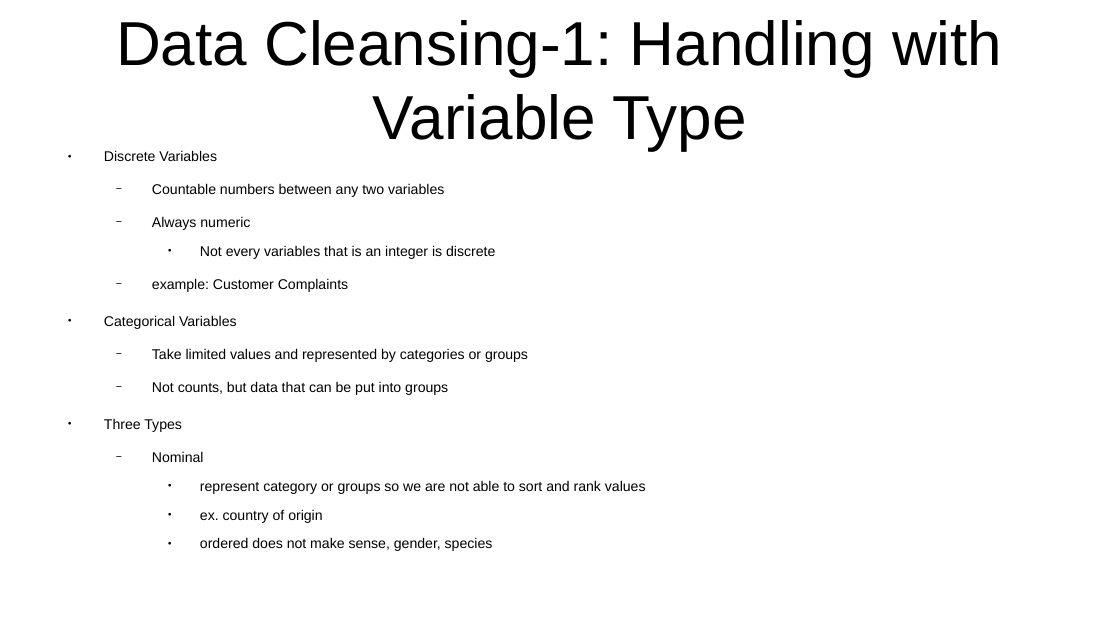
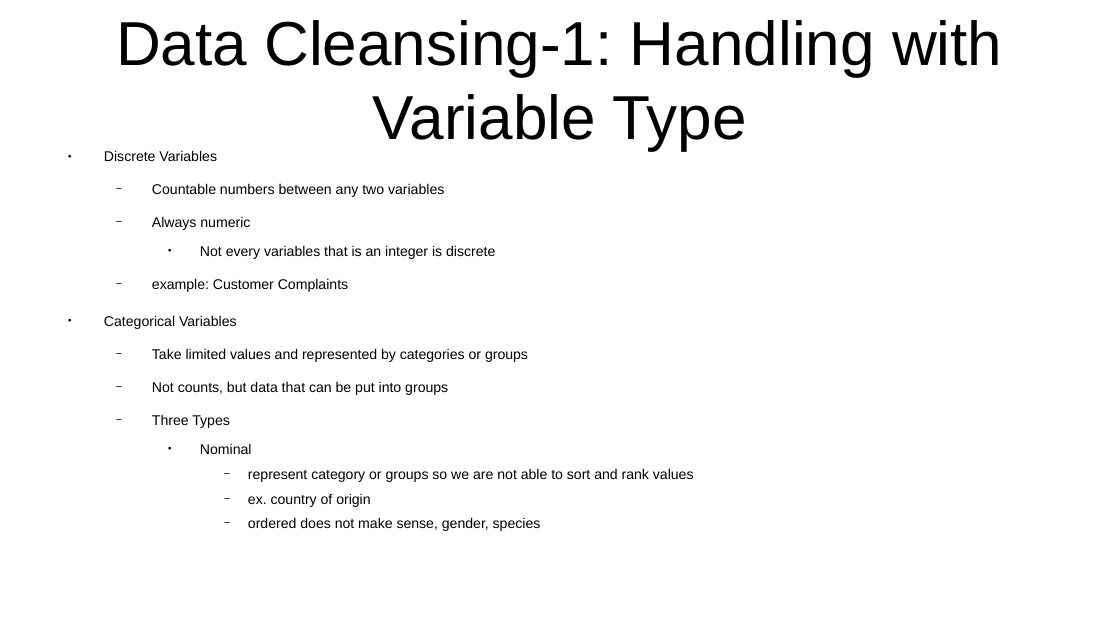
Before and after one commit to CharlesStockman/dataScience, a slide deck: slide 6 of magnimindAcademy/data_exploration/DataExploration.odp. Drawn at 1120x630 pixels with LibreOffice and Linux fonts; fonts in the diff are those of the drawing. Boxes give left, top, right and bottom in pixels: in the first picture for what was removed or moved away, otherwise in the second. Text is boxed around its words. In the diff, an @@ line names an element or a change of style, - is before the commit and + after.

```diff
--- a/magnimindAcademy/data_exploration/DataExploration.odp
+++ b/magnimindAcademy/data_exploration/DataExploration.odp
@@ text at box(152, 415, 694, 531): bullet ● to −; list level 1 to 2 in "Three Types"; bullet − to ●; list level 2 to 3 in "Nominal"; list level 3 to 4 in "represent category or groups so ..."; list level 3 to 4 in "ex. country of origin"; list level 3 to 4 in "ordered does not make sense, ..." @@
```
Also in this commit, not shown: 5 other slides changed, 3 other files.
